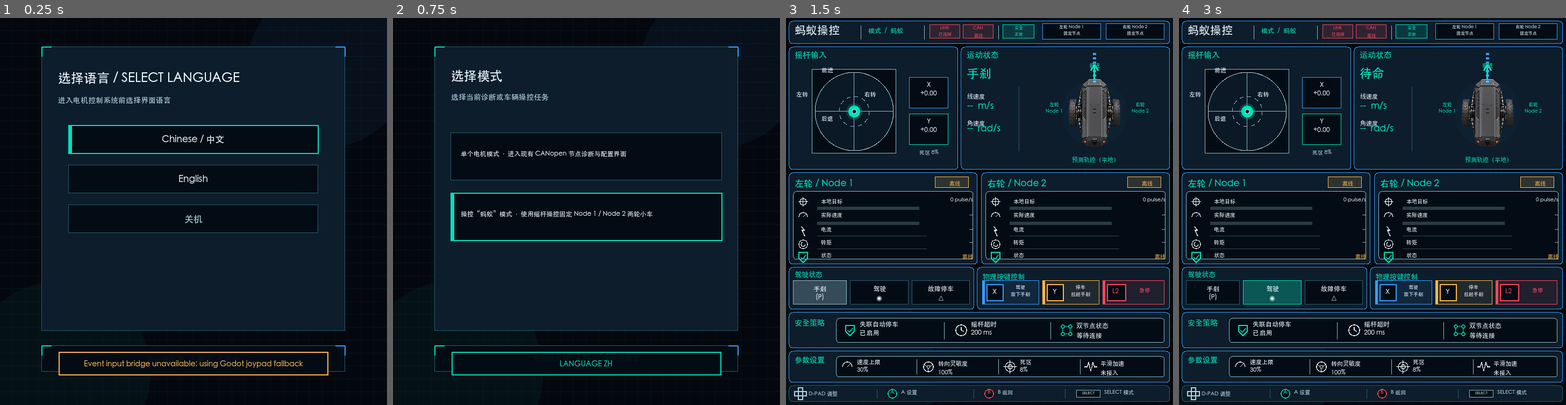
Above: before the commit, frames 1-4 (left to right).
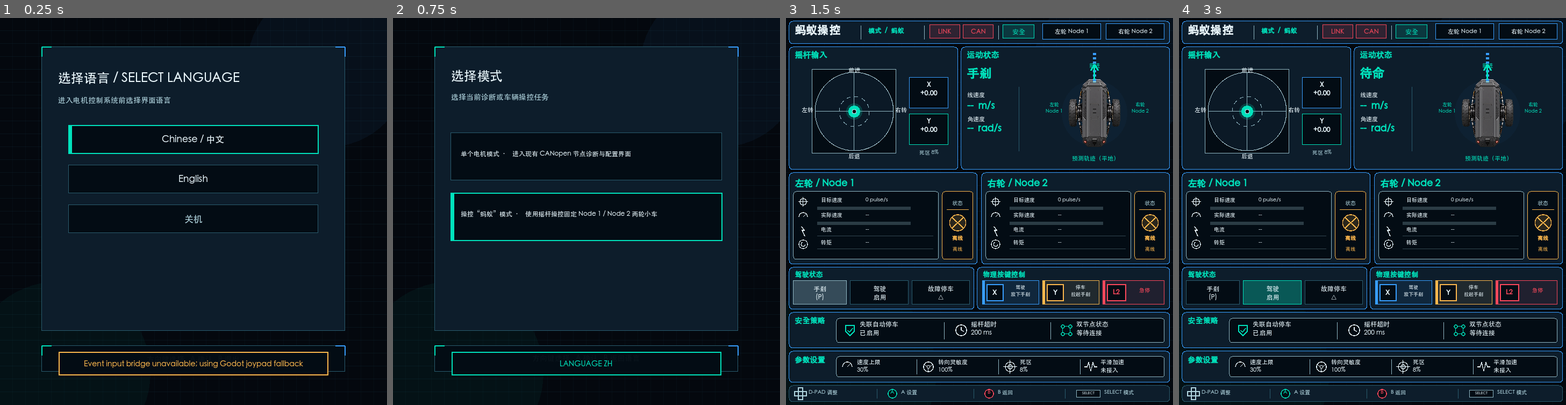
Above: after the commit, the same moments.

Repository: bobilovenn-cmd/Game-boy
Game: Godot game, scene res://scenes/main.tscn
Same seed, same stepped clock (60 frames per second), same inputs: the game is played once before the commit and once after it.
Inputs:
- Up to frame 1 (0.25 s): no input
- Up to frame 2 (0.75 s): tap Enter at 0.5 s; hold Right from 0.53 s (still down); tap Tab at 0.6 s
- Up to frame 3 (1.5 s): tap Space at 0.77, 1.25 s; release Right at 1.28 s; hold Down from 1.28 s (still down); tap Enter at 1.35 s
- Up to frame 4 (3 s): tap Space at 1.52, 2.75 s; tap Enter at 2 s; release Down at 2.03 s; hold Right 2.03-2.78 s; tap Keypad Enter at 2.1 s; hold Up from 2.78 s (still down); tap X at 2.85 s

The runs differ from the first frame. In frame 2, 0.6% of the frame differs, in the area x 28-69%, y 34-52%; in frame 3, 4.3%; in frame 4, 4.3%, in the area x 2-99%, y 1-98%.

Commit message:
完善蚂蚁模式布局并修复摇杆方向
调整顶部状态、节点标题、摇杆方向标识、轮组目标速度及物理按键布局。修复 RGB30 输入事件把负轴值解析为无符号数的问题，并增加输入桥符号与边界回归测试。

Diff:
--- a/godot_terminal/scripts/screens/ant_control_overlay.gd
+++ b/godot_terminal/scripts/screens/ant_control_overlay.gd
@@ -2,6 +2,27 @@
 
 const UiTheme = preload("res://scripts/theme/ui_theme.gd")
 const LINK_TIMEOUT_MSEC := 1500
+const BOLD_LABEL_KEYS := [
+	"title",
+	"breadcrumb",
+	"joystick_title",
+	"axis_x",
+	"axis_y",
+	"motion_title",
+	"motion_state",
+	"motion_values",
+	"left_title",
+	"left_status",
+	"right_title",
+	"right_status",
+	"drive_title",
+	"keys_title",
+	"key_x_button",
+	"key_y_button",
+	"key_l2_button",
+	"safety_title",
+	"params_title",
+]
 
 var labels: Dictionary = {}
 var layers: Array[CanvasLayer] = []
@@ -11,24 +32,31 @@
 	# RGB30 实体渲染路径会遗漏同层的多个 Label，因此每个文字块独占 CanvasLayer。
 	_add_label("title", Rect2(16, 11, 112, 30), 21, UiTheme.C_TEXT)
 	_add_label("breadcrumb", Rect2(153, 17, 96, 20), 12, UiTheme.C_ACCENT)
-	_add_label("link", Rect2(268, 14, 56, 24), 8, UiTheme.C_ACCENT,
-		HORIZONTAL_ALIGNMENT_CENTER)
-	_add_label("can", Rect2(330, 14, 56, 24), 8, UiTheme.C_ACCENT,
-		HORIZONTAL_ALIGNMENT_CENTER)
-	_add_label("safe", Rect2(404, 14, 58, 24), 8, UiTheme.C_ACCENT,
-		HORIZONTAL_ALIGNMENT_CENTER)
-	_add_label("left_node", Rect2(478, 12, 108, 27), 8, UiTheme.C_TEXT,
-		HORIZONTAL_ALIGNMENT_CENTER)
-	_add_label("right_node", Rect2(596, 12, 108, 27), 8, UiTheme.C_TEXT,
-		HORIZONTAL_ALIGNMENT_CENTER)
+	_add_label("link", Rect2(268, 13, 56, 25), 12, UiTheme.C_ACCENT,
+		HORIZONTAL_ALIGNMENT_CENTER, VERTICAL_ALIGNMENT_CENTER)
+	_add_label("can", Rect2(330, 13, 56, 25), 12, UiTheme.C_ACCENT,
+		HORIZONTAL_ALIGNMENT_CENTER, VERTICAL_ALIGNMENT_CENTER)
+	_add_label("safe", Rect2(404, 13, 58, 25), 12, UiTheme.C_ACCENT,
+		HORIZONTAL_ALIGNMENT_CENTER, VERTICAL_ALIGNMENT_CENTER)
+	_add_label("left_node", Rect2(478, 11, 108, 29), 11, UiTheme.C_TEXT,
+		HORIZONTAL_ALIGNMENT_CENTER, VERTICAL_ALIGNMENT_CENTER)
+	_add_label("right_node", Rect2(596, 11, 108, 29), 11, UiTheme.C_TEXT,
+		HORIZONTAL_ALIGNMENT_CENTER, VERTICAL_ALIGNMENT_CENTER)
 
 	_add_label("joystick_title", Rect2(16, 61, 180, 24), 15, UiTheme.C_ACCENT)
-	_add_label("joystick_guides", Rect2(19, 91, 212, 178), 11, UiTheme.C_TEXT)
+	_add_label("joystick_forward", Rect2(90, 91, 74, 18), 11, UiTheme.C_TEXT,
+		HORIZONTAL_ALIGNMENT_CENTER)
+	_add_label("joystick_reverse", Rect2(90, 251, 74, 18), 11, UiTheme.C_TEXT,
+		HORIZONTAL_ALIGNMENT_CENTER)
+	_add_label("joystick_left", Rect2(20, 165, 40, 18), 11, UiTheme.C_TEXT,
+		HORIZONTAL_ALIGNMENT_CENTER)
+	_add_label("joystick_right", Rect2(194, 165, 40, 18), 11, UiTheme.C_TEXT,
+		HORIZONTAL_ALIGNMENT_CENTER)
 	_add_label("axis_x", Rect2(233, 118, 66, 44), 12, UiTheme.C_TEXT,
 		HORIZONTAL_ALIGNMENT_CENTER)
 	_add_label("axis_y", Rect2(233, 186, 66, 44), 12, UiTheme.C_TEXT,
 		HORIZONTAL_ALIGNMENT_CENTER)
-	_add_label("deadzone", Rect2(235, 245, 62, 18), 10, UiTheme.C_DIM,
+	_add_label("deadzone", Rect2(230, 245, 72, 18), 10, UiTheme.C_DIM,
 		HORIZONTAL_ALIGNMENT_CENTER)
 
 	_add_label("motion_title", Rect2(336, 61, 180, 24), 15, UiTheme.C_ACCENT)
@@ -56,16 +84,16 @@
 		HORIZONTAL_ALIGNMENT_CENTER)
 
 	_add_label("keys_title", Rect2(366, 470, 150, 18), 13, UiTheme.C_ACCENT)
-	_add_label("key_x_button", Rect2(374, 502, 28, 20), 13, UiTheme.C_TEXT,
-		HORIZONTAL_ALIGNMENT_CENTER)
+	_add_label("key_x_button", Rect2(374, 496, 30, 30), 13, UiTheme.C_TEXT,
+		HORIZONTAL_ALIGNMENT_CENTER, VERTICAL_ALIGNMENT_CENTER)
 	_add_label("key_x_desc", Rect2(408, 496, 57, 34), 9, UiTheme.C_TEXT,
 		HORIZONTAL_ALIGNMENT_CENTER)
-	_add_label("key_y_button", Rect2(486, 502, 28, 20), 13, UiTheme.C_TEXT,
-		HORIZONTAL_ALIGNMENT_CENTER)
+	_add_label("key_y_button", Rect2(486, 496, 30, 30), 13, UiTheme.C_TEXT,
+		HORIZONTAL_ALIGNMENT_CENTER, VERTICAL_ALIGNMENT_CENTER)
 	_add_label("key_y_desc", Rect2(520, 496, 57, 34), 9, UiTheme.C_TEXT,
 		HORIZONTAL_ALIGNMENT_CENTER)
-	_add_label("key_l2_button", Rect2(598, 502, 32, 20), 12, UiTheme.C_RED,
-		HORIZONTAL_ALIGNMENT_CENTER)
+	_add_label("key_l2_button", Rect2(598, 496, 34, 30), 12, UiTheme.C_RED,
+		HORIZONTAL_ALIGNMENT_CENTER, VERTICAL_ALIGNMENT_CENTER)
 	_add_label("key_l2_desc", Rect2(636, 501, 62, 20), 10, UiTheme.C_RED,
 		HORIZONTAL_ALIGNMENT_CENTER)
 
@@ -97,6 +125,11 @@
 		return
 	for label in labels.values():
 		label.add_theme_font_override("font", font)
+	var bold_font := FontVariation.new()
+	bold_font.base_font = font
+	bold_font.variation_embolden = 0.75
+	for key in BOLD_LABEL_KEYS:
+		labels[key].add_theme_font_override("font", bold_font)
 
 
 func sync(t: Callable, state, connection, visible: bool) -> void:
@@ -107,13 +140,11 @@
 
 	labels["title"].text = t.call("ant_title")
 	labels["breadcrumb"].text = "模式  /  蚂蚁"
-	labels["link"].text = "LINK\n已连接"
-	labels["can"].text = "CAN\n%s" % (
-		"正常" if state.left_motor.alive or state.right_motor.alive else "离线"
-	)
-	labels["safe"].text = "安全\n%s" % ("急停" if state.estop_latched else "正常")
-	labels["left_node"].text = "左轮 Node 1\n固定节点"
-	labels["right_node"].text = "右轮 Node 2\n固定节点"
+	labels["link"].text = "LINK"
+	labels["can"].text = "CAN"
+	labels["safe"].text = "安全"
+	labels["left_node"].text = "左轮 Node 1"
+	labels["right_node"].text = "右轮 Node 2"
 	var link_alive: bool = connection.last_rx_msec > 0 and (
 		Time.get_ticks_msec() - connection.last_rx_msec <= LINK_TIMEOUT_MSEC
 	)
@@ -125,7 +156,10 @@
 		UiTheme.C_RED if state.estop_latched else UiTheme.C_ACCENT)
 
 	labels["joystick_title"].text = "摇杆输入"
-	labels["joystick_guides"].text = "                 前进\n\n\n左转                                      右转\n\n\n                 后退"
+	labels["joystick_forward"].text = "前进"
+	labels["joystick_reverse"].text = "后退"
+	labels["joystick_left"].text = "左转"
+	labels["joystick_right"].text = "右转"
 	labels["axis_x"].text = "X\n%+.2f" % state.joystick.x
 	labels["axis_y"].text = "Y\n%+.2f" % state.joystick.y
 	labels["deadzone"].text = "死区 8%"
@@ -146,7 +180,7 @@
 
 	labels["drive_title"].text = "驾驶状态"
 	labels["drive_brake"].text = "手刹\n(P)"
-	labels["drive_enabled"].text = "驾驶\n◉"
+	labels["drive_enabled"].text = "驾驶\n启用"
 	labels["drive_fault"].text = "故障停车\n△"
 	labels["keys_title"].text = "物理按键控制"
 	labels["key_x_button"].text = "X"
@@ -181,10 +215,14 @@
 
 func _add_wheel_labels(prefix: String, x: float, y: float) -> void:
 	_add_label("%s_title" % prefix, Rect2(x, y, 214, 24), 17, UiTheme.C_ACCENT)
-	_add_label("%s_status" % prefix, Rect2(x + 267, y + 1, 62, 20), 10,
+	_add_label("%s_status_title" % prefix, Rect2(x + 275, y + 40, 57, 18), 10,
+		UiTheme.C_DIM, HORIZONTAL_ALIGNMENT_CENTER)
+	_add_label("%s_status" % prefix, Rect2(x + 275, y + 105, 57, 18), 10,
 		UiTheme.C_ACCENT, HORIZONTAL_ALIGNMENT_CENTER)
-	var row_names := ["target", "speed", "current", "torque", "state"]
-	var row_offsets := [34.0, 62.0, 89.0, 113.0, 137.0]
+	_add_label("%s_drive_state" % prefix, Rect2(x + 275, y + 126, 57, 18), 9,
+		UiTheme.C_TEXT, HORIZONTAL_ALIGNMENT_CENTER)
+	var row_names := ["target", "speed", "current", "torque"]
+	var row_offsets := [34.0, 62.0, 89.0, 113.0]
 	for index in row_names.size():
 		var row_y: float = y + row_offsets[index]
 		_add_label(
@@ -195,10 +233,10 @@
 		)
 		_add_label(
 			"%s_%s_value" % [prefix, row_names[index]],
-			Rect2(x + 235, row_y, 97, 18),
+			Rect2(x + 132, row_y, 132, 18),
 			10,
 			UiTheme.C_TEXT,
-			HORIZONTAL_ALIGNMENT_RIGHT
+			HORIZONTAL_ALIGNMENT_LEFT
 		)
 
 
@@ -208,6 +246,7 @@
 		"左" if prefix == "left" else "右",
 		node,
 	]
+	labels["%s_status_title" % prefix].text = "状态"
 	labels["%s_status" % prefix].text = _motor_health(motor)
 	labels["%s_status" % prefix].add_theme_color_override("font_color",
 		UiTheme.C_ACCENT if motor.alive and not motor.is_alert() else (
@@ -215,23 +254,22 @@
 		)
 	)
 	var row_names := {
-		"target": "本地目标",
+		"target": "目标速度",
 		"speed": "实际速度",
 		"current": "电流",
 		"torque": "转矩",
-		"state": "状态",
 	}
 	var row_values := {
 		"target": "%d pulse/s" % target_speed,
 		"speed": _speed_text(motor),
 		"current": _current_text(motor),
 		"torque": _torque_text(motor),
-		"state": _motor_status(motor),
 	}
 	for key in row_names:
 		labels["%s_%s_name" % [prefix, key]].text = row_names[key]
 		labels["%s_%s_value" % [prefix, key]].text = row_values[key]
-	labels["%s_state_value" % prefix].add_theme_color_override(
+	labels["%s_drive_state" % prefix].text = _motor_status(motor)
+	labels["%s_drive_state" % prefix].add_theme_color_override(
 		"font_color",
 		UiTheme.C_ACCENT if motor.alive and not motor.is_alert() else UiTheme.C_WARN
 	)
@@ -274,7 +312,8 @@
 	rect: Rect2,
 	font_size: int,
 	color: Color,
-	alignment: HorizontalAlignment = HORIZONTAL_ALIGNMENT_LEFT
+	alignment: HorizontalAlignment = HORIZONTAL_ALIGNMENT_LEFT,
+	vertical_alignment: VerticalAlignment = VERTICAL_ALIGNMENT_TOP
 ) -> void:
 	var canvas_layer := CanvasLayer.new()
 	canvas_layer.name = "%sLayer" % key
@@ -287,7 +326,7 @@
 	label.position = rect.position
 	label.size = rect.size
 	label.horizontal_alignment = alignment
-	label.vertical_alignment = VERTICAL_ALIGNMENT_TOP
+	label.vertical_alignment = vertical_alignment
 	label.autowrap_mode = TextServer.AUTOWRAP_WORD_SMART
 	label.mouse_filter = Control.MOUSE_FILTER_IGNORE
 	label.add_theme_font_size_override("font_size", font_size)
--- a/godot_terminal/scripts/screens/ant_control_screen.gd
+++ b/godot_terminal/scripts/screens/ant_control_screen.gd
@@ -95,17 +95,65 @@
 	var health_color := UiTheme.C_ACCENT if motor.alive and not motor.is_alert() else (
 		UiTheme.C_RED if motor.is_alert() else UiTheme.C_WARN
 	)
-	var health_rect := Rect2(rect.end.x - 78, rect.position.y + 8, 62, 20)
-	canvas.draw_rect(health_rect, Color(health_color, 0.14), true)
-	canvas.draw_rect(health_rect, health_color, false, 1.0)
-	var data_rect := Rect2(rect.position + Vector2(8, 35), Vector2(rect.size.x - 16, 126))
+	var data_rect := Rect2(rect.position + Vector2(8, 35), Vector2(270, 126))
 	_draw_panel(canvas, data_rect, UiTheme.C_INPUT, UiTheme.C_DIM_2, 5.0)
+	var status_rect := Rect2(rect.position + Vector2(285, 35), Vector2(57, 126))
+	_draw_panel(canvas, status_rect, UiTheme.C_INPUT, health_color, 5.0)
+	canvas.draw_line(
+		Vector2(status_rect.position.x + 8, status_rect.position.y + 34),
+		Vector2(status_rect.end.x - 8, status_rect.position.y + 34),
+		health_color,
+		1.0
+	)
+	canvas.draw_circle(
+		Vector2(status_rect.get_center().x, status_rect.position.y + 58),
+		15.0,
+		Color(health_color, 0.16)
+	)
+	canvas.draw_circle(
+		Vector2(status_rect.get_center().x, status_rect.position.y + 58),
+		15.0,
+		health_color,
+		false,
+		1.5
+	)
+	if motor.alive and not motor.is_alert():
+		_draw_shield(
+			canvas,
+			Vector2(status_rect.get_center().x, status_rect.position.y + 58),
+			health_color
+		)
+	elif motor.is_alert():
+		canvas.draw_line(
+			Vector2(status_rect.get_center().x, status_rect.position.y + 47),
+			Vector2(status_rect.get_center().x, status_rect.position.y + 62),
+			health_color,
+			2.0
+		)
+		canvas.draw_circle(
+			Vector2(status_rect.get_center().x, status_rect.position.y + 68),
+			1.8,
+			health_color
+		)
+	else:
+		canvas.draw_line(
+			Vector2(status_rect.position.x + 18, status_rect.position.y + 48),
+			Vector2(status_rect.end.x - 18, status_rect.position.y + 68),
+			health_color,
+			2.0
+		)
+		canvas.draw_line(
+			Vector2(status_rect.end.x - 18, status_rect.position.y + 48),
+			Vector2(status_rect.position.x + 18, status_rect.position.y + 68),
+			health_color,
+			2.0
+		)
 	var speed_ratios := [
 		clamp(abs(float(target_speed)) / 90000.0, 0.0, 1.0),
 		clamp(abs(float(motor.speed)) / 90000.0, 0.0, 1.0)
 			if motor.is_field_fresh(motor.FIELD_SPEED) else 0.0,
 	]
-	var row_centers := [342.0, 370.0, 397.0, 421.0, 445.0]
+	var row_centers := [342.0, 370.0, 397.0, 421.0]
 	for index in row_centers.size():
 		_draw_metric_icon(
 			canvas,
@@ -113,7 +161,7 @@
 			index
 		)
 	for index in speed_ratios.size():
-		var bar := Rect2(data_rect.position.x + 44, 351.0 + index * 28.0, 190, 6)
+		var bar := Rect2(data_rect.position.x + 44, 351.0 + index * 28.0, 174, 6)
 		canvas.draw_rect(bar, Color(UiTheme.C_DIM_2, 0.28), true)
 		canvas.draw_rect(Rect2(
 			bar.position,
@@ -123,7 +171,7 @@
 	for y in [406.0, 430.0]:
 		canvas.draw_line(
 			Vector2(data_rect.position.x + 44, y),
-			Vector2(data_rect.position.x + 248, y),
+			Vector2(data_rect.end.x - 10, y),
 			Color(UiTheme.C_DIM_2, 0.34),
 			1.0
 		)
--- a/godot_terminal/tests/ant_control_overlay_test.gd
+++ b/godot_terminal/tests/ant_control_overlay_test.gd
@@ -21,11 +21,23 @@
 
 	var connection = {"last_rx_msec": Time.get_ticks_msec()}
 	overlay.sync(func(key: String) -> String: return key, state, connection, true)
+	assert(overlay.labels["link"].text == "LINK")
+	assert(overlay.labels["can"].text == "CAN")
+	assert(overlay.labels["safe"].text == "安全")
+	assert(overlay.labels["left_node"].text == "左轮 Node 1")
+	assert(overlay.labels["right_node"].text == "右轮 Node 2")
+	assert(overlay.labels["left_target_name"].text == "目标速度")
+	assert(overlay.labels["joystick_forward"].text == "前进")
+	assert(overlay.labels["joystick_reverse"].text == "后退")
+	assert(overlay.labels["joystick_left"].text == "左转")
+	assert(overlay.labels["joystick_right"].text == "右转")
 	assert(overlay.labels["left_speed_value"].text == "12345 pulse/s")
 	assert(overlay.labels["left_current_value"].text == "2.50 A")
 	assert(overlay.labels["left_torque_value"].text == "1.25 Nm")
 	assert(overlay.labels["left_status"].text == "正常")
-	assert(overlay.labels["left_state_value"].text == "Enabled")
+	assert(overlay.labels["left_drive_state"].text == "Enabled")
+	assert(not overlay.labels.has("left_state_name"))
+	assert(not overlay.labels.has("left_state_value"))
 
 	state.left_motor.fresh_mask = MotorData.FIELD_STATUS
 	overlay.sync(func(key: String) -> String: return key, state, connection, true)
--- a/godot_terminal/tests/font_coverage_test.gd
+++ b/godot_terminal/tests/font_coverage_test.gd
@@ -8,13 +8,26 @@
 	assert(font != null)
 
 	var missing: Array[String] = []
+	var texts_to_check: Array[String] = []
 	for language in UiText.DATA.values():
 		for value in language.values():
-			for character in str(value):
-				if character == "\n" or character == "\r" or character == "\t":
-					continue
-				if not font.has_char(character.unicode_at(0)):
-					missing.append(character)
+			texts_to_check.append(str(value))
+
+	# 蚂蚁页面含有根据实时状态组合的短文案，未全部放入 UiText。
+	# 字体覆盖测试必须同步检查这些页面源文件，避免 Mac 正常而 RGB30 缺字。
+	for source_path in [
+		"res://scripts/screens/ant_control_overlay.gd",
+		"res://scripts/screens/ant_control_screen.gd",
+		"res://scripts/screens/mode_select_screen.gd",
+	]:
+		texts_to_check.append(FileAccess.get_file_as_string(source_path))
+
+	for text in texts_to_check:
+		for character in text:
+			if character == "\n" or character == "\r" or character == "\t":
+				continue
+			if not font.has_char(character.unicode_at(0)):
+				missing.append(character)
 
 	assert(missing.is_empty(), "UI 字体缺少字符：%s" % "".join(missing))
 	print("font_coverage_test: PASS")
Binary file changed: godot_terminal/fonts/AGV_CJK.ttf
Not shown, changed: godot_terminal/deploy/rgb30_input_bridge.py
Not shown, added: godot_terminal/tests/rgb30_input_bridge_test.py
Not shown, changed: godot_terminal/tests/run_all.sh
